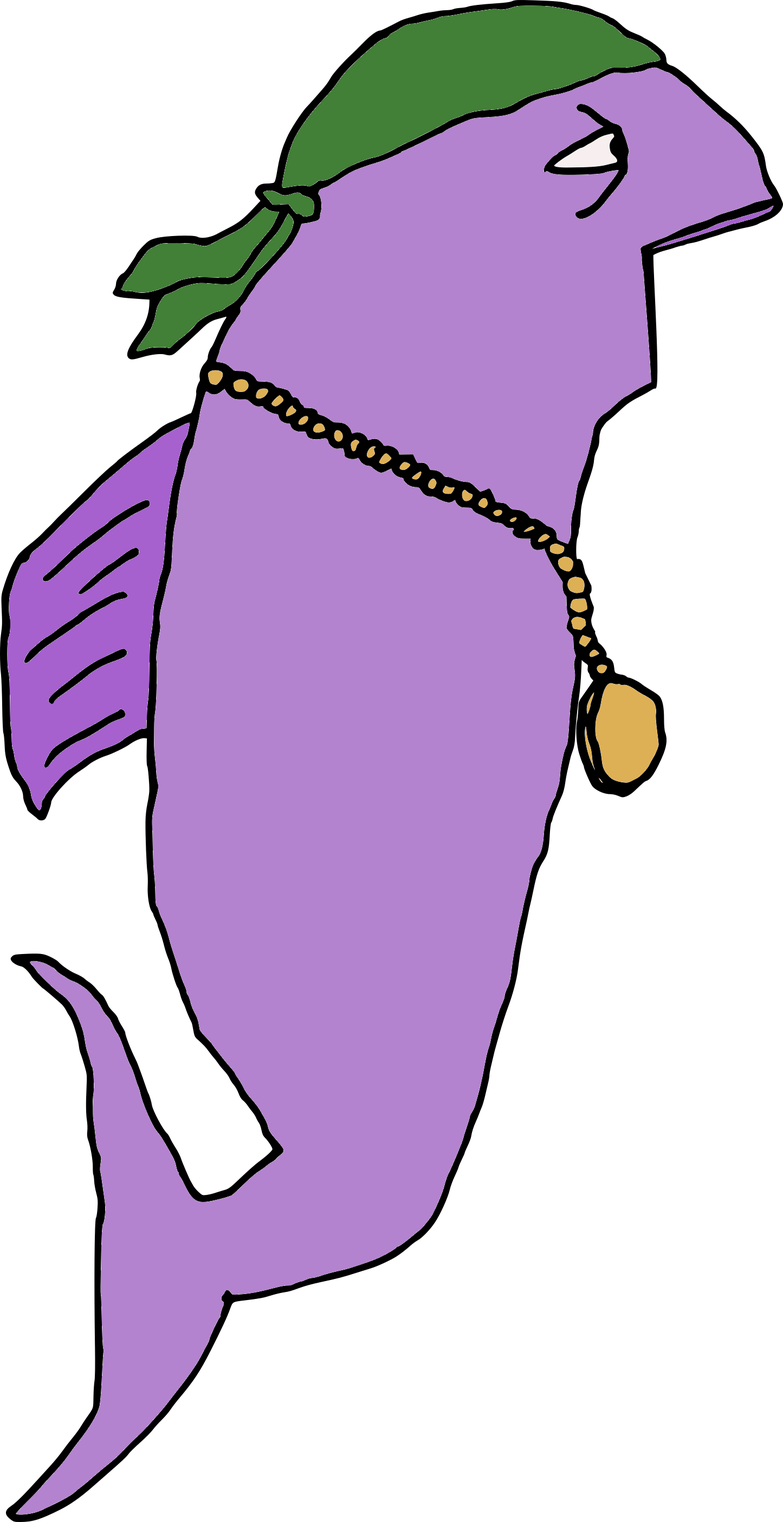
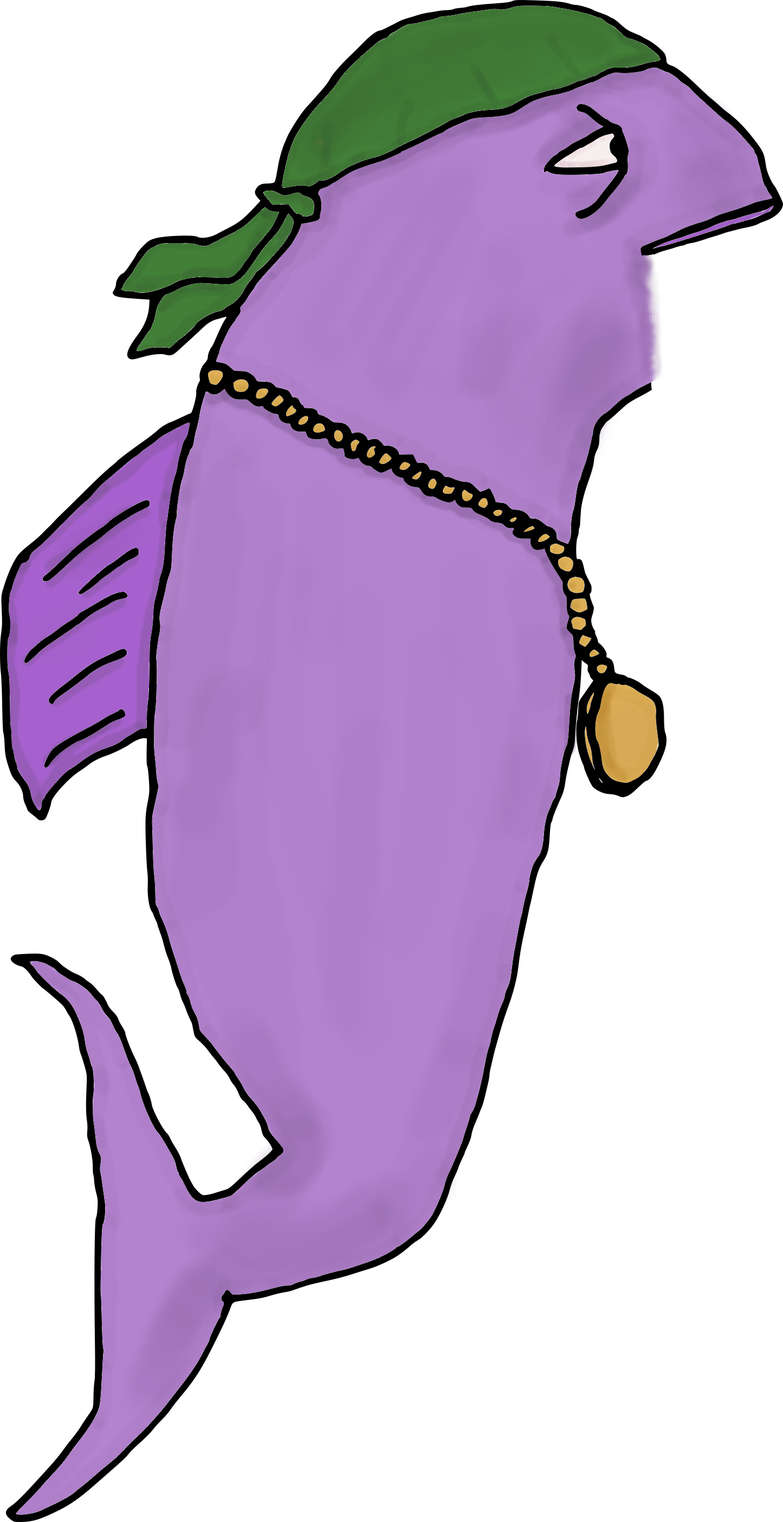
Revision of a layered (783, 1522) image; what changed, layer by layer:
added layer "Pasted Layer" above "body_fish1.png" over box(7, 5, 773, 1516)
painted on "body_fish1.png" over box(7, 5, 773, 1516)
